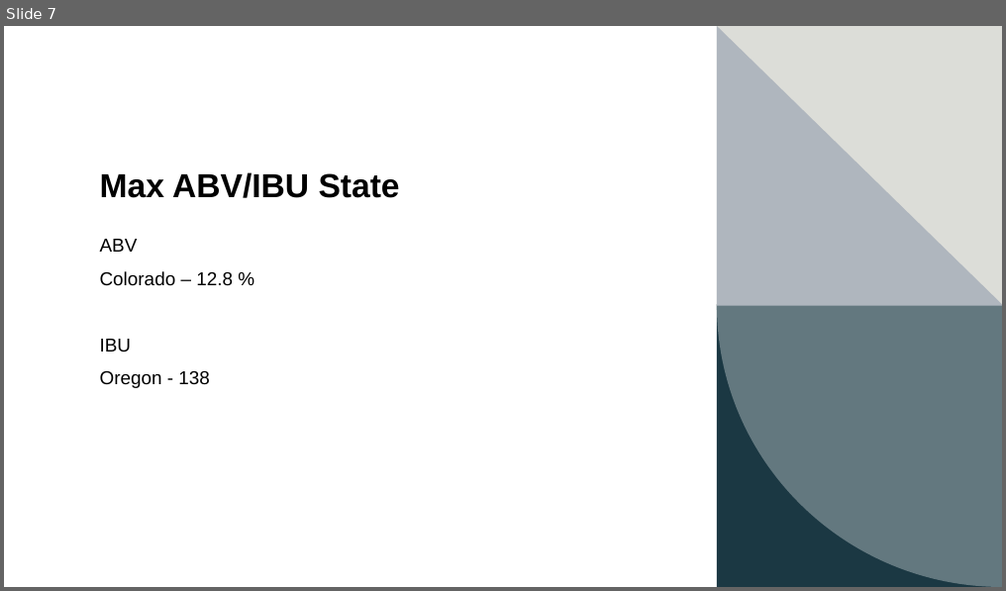
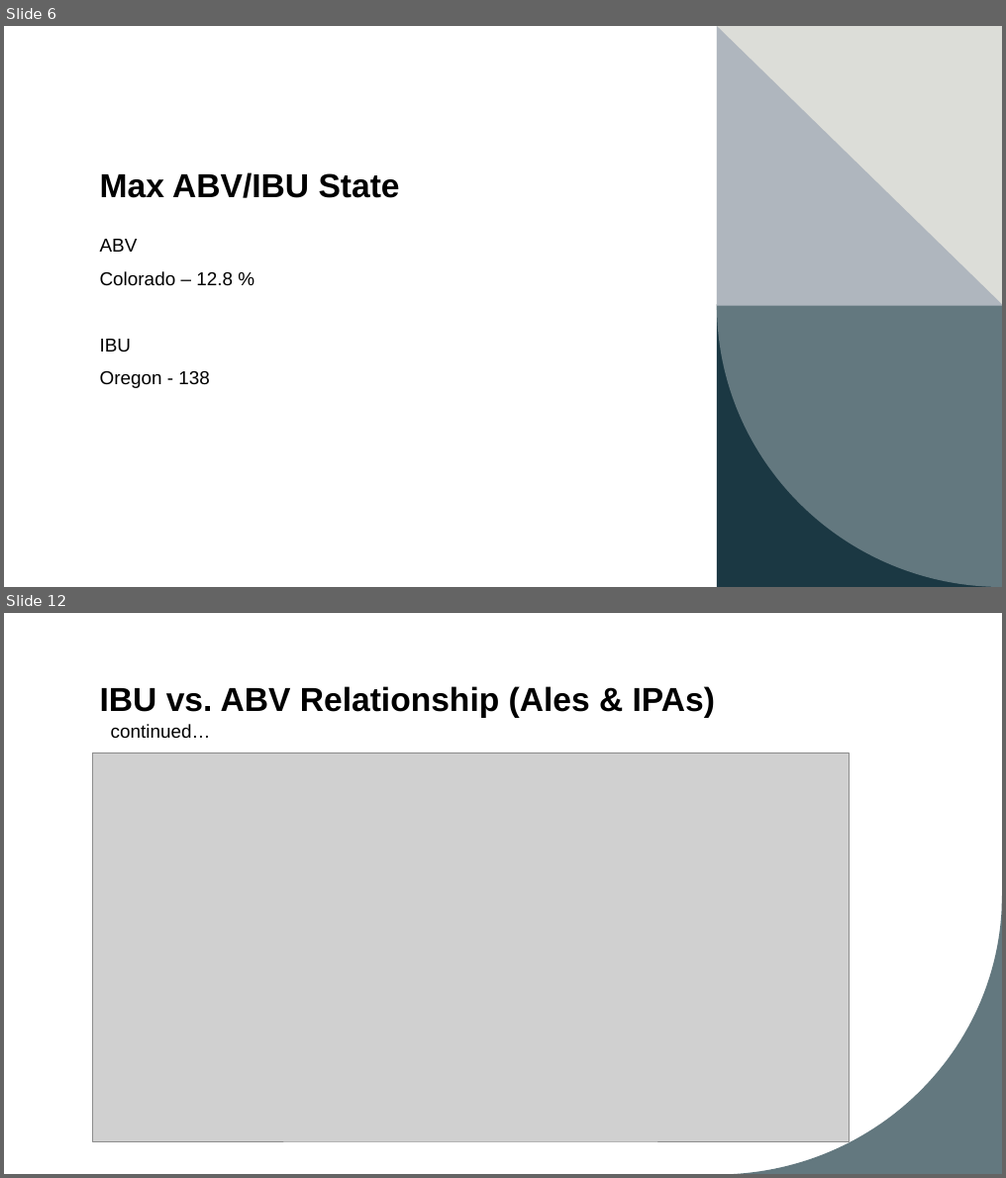
Before and after one commit to cdholmes11/DDS-Project-1, a slide deck: DDS_Project_1_Presentation_Dane.pptx. Shown one above the other, each under a label of ours: slide 7 before the commit, slides 6 and 12 after it; the slides between them are not shown. The pictures are 1006x591 and 1006x1178 pixels, drawn with LibreOffice and Linux fonts; fonts in the diff are those of the drawing; grey boxes stand for pictures. Boxes give left, top, right and bottom in pixels: in the first picture for what was removed or moved away, otherwise in the second. Text is boxed around its words. In the diff, an @@ line names an element or a change of style, - is before the commit and + after.

```diff
--- a/DDS_Project_1_Presentation_Dane.pptx
+++ b/DDS_Project_1_Presentation_Dane.pptx
@@ slide 12 added at (x1=4, y1=613, x2=1002, y2=1174), background #FFFFFF; not listed: 1 template element that a slide beside it also shows @@
@@ title added at (x1=100, y1=686, x2=715, y2=718), 32 pt, text #000000, bold @@
+IBU vs. ABV Relationship (Ales & IPAs)
@@ text added at (x1=111, y1=724, x2=211, y2=739), 18 pt, text #000000 @@
+continued…
@@ picture added at (x1=92, y1=753, x2=849, y2=1142) @@
@@ what was slide 7 is now slide 6 @@
```
Also in this commit, not shown: 8 slides changed, 5 other slides added, 4 slides removed, 1 other file.
